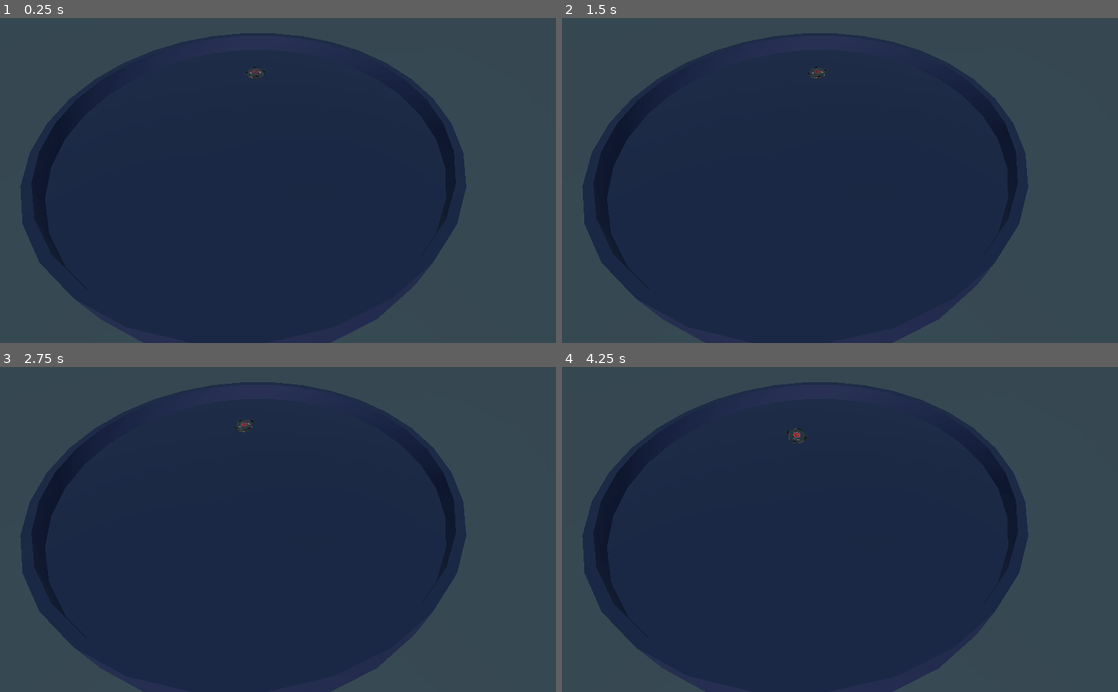
Above: before the commit, frames 1-4 (two rows, left to right).
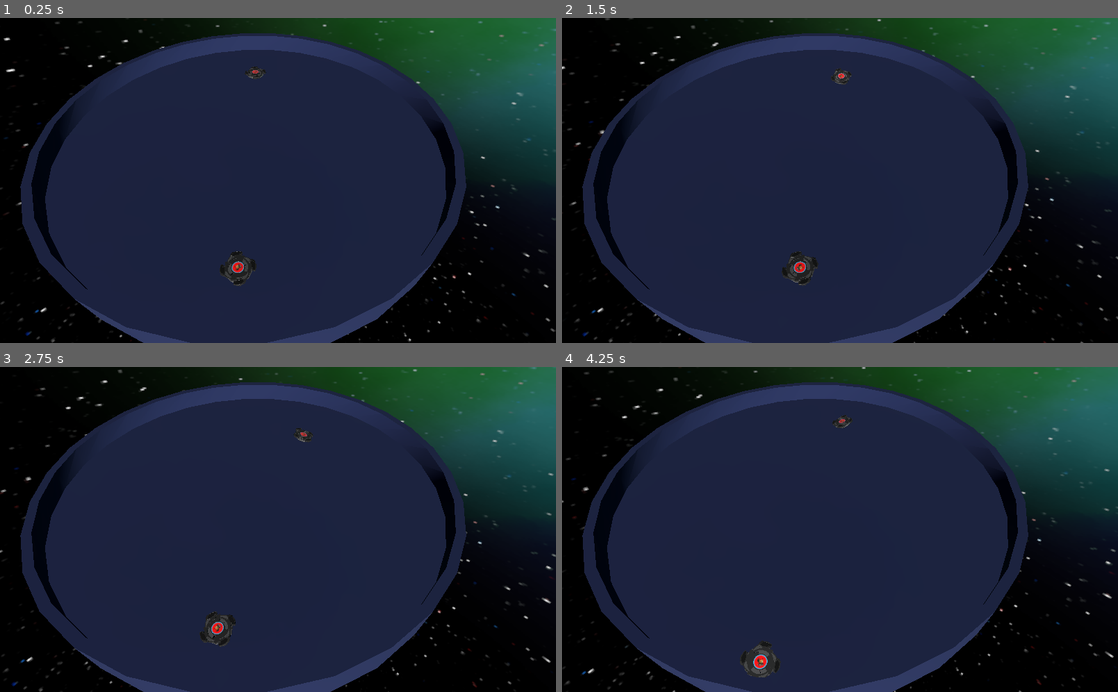
Above: after the commit, the same moments.

Repository: gilzoide/1JAM-Uno
Game: Godot game, scene res://Main.tscn
The game is run twice, just before and just after one commit, with the same random seed, the same clock (stepped at 60 frames per second) and the same inputs.
Inputs:
- Up to frame 1 (0.25 s): no input
- Up to frame 2 (1.5 s): hold Right (ui_right) 0.53-1.28 s; hold Down (ui_down) from 1.28 s (still down)
- Up to frame 3 (2.75 s): release Down (ui_down) at 2.03 s; hold Right (ui_right) from 2.03 s (still down)
- Up to frame 4 (4.25 s): release Right (ui_right) at 2.78 s; hold Up (ui_up) 2.78-3.53 s; hold Left (ui_left) from 3.53 s (still down)

The runs differ from the first frame. In frame 1, 40% of the frame differs, in the area x 0-100%, y 0-100%; in frame 2, 40%; in frame 3, 40%; in frame 4, 40%.

Commit message:
Add outro piao, classe InputMapPiaoInput, skybox que gira

Diff:
--- a/Estadio/Estadio_material.tres
+++ b/Estadio/Estadio_material.tres
@@ -3,4 +3,4 @@
 [resource]
 params_diffuse_mode = 1
 albedo_color = Color( 0.0705882, 0.109804, 0.247059, 1 )
-roughness = 0.8
+roughness = 0.9
--- /dev/null
+++ b/Input/InputMapPiaoInput.gd
@@ -0,0 +1,9 @@
+extends PiaoInput
+
+func _ready():
+	set_process(true)
+
+func _process(delta):
+	movement.x = Input.get_action_strength("ui_right") - Input.get_action_strength("ui_left")
+	movement.z = Input.get_action_strength("ui_down") - Input.get_action_strength("ui_up")
+	movement = movement.normalized()
--- a/Input/PiaoInput.gd
+++ b/Input/PiaoInput.gd
@@ -1,4 +1,6 @@
 extends Node
+
+class_name PiaoInput
 
 var movement: Vector3 = Vector3.ZERO
 
--- a/Input/RandomPiaoInput.gd
+++ b/Input/RandomPiaoInput.gd
@@ -1,10 +1,10 @@
-extends "res://Input/PiaoInput.gd"
+extends PiaoInput
 
 var timer = 0.0
 export(float) var seconds_to_change = 2
 var rng = RandomNumberGenerator.new()
 
-func _init():
+func _ready():
 	set_process(true)
 
 func _process(delta):
--- a/Main.tscn
+++ b/Main.tscn
@@ -1,25 +1,42 @@
-[gd_scene load_steps=5 format=2]
+[gd_scene load_steps=7 format=2]
 
 [ext_resource path="res://piao/Piao.tscn" type="PackedScene" id=1]
-[ext_resource path="res://Chao/Chao.tscn" type="PackedScene" id=2]
+[ext_resource path="res://NightSky.gd" type="Script" id=2]
 [ext_resource path="res://Estadio/Estadio.tscn" type="PackedScene" id=3]
 [ext_resource path="res://Input/RandomPiaoInput.gd" type="Script" id=4]
+[ext_resource path="res://nightsky_env.tres" type="Environment" id=5]
+[ext_resource path="res://Input/InputMapPiaoInput.gd" type="Script" id=6]
 
 [node name="Main" type="Spatial"]
 
-[node name="Chao" parent="." instance=ExtResource( 2 )]
+[node name="Piao1" parent="." instance=ExtResource( 1 )]
+transform = Transform( 1, 0, 0, 0, 1, 0, 0, 0, 1, 0, 5, -28.87 )
+piao_input_node_path = NodePath("../PiaoInput1")
 
-[node name="Piao" parent="." instance=ExtResource( 1 )]
-transform = Transform( 1, 0, 0, 0, 1, 0, 0, 0, 1, 0, 5, -28.87 )
-
-[node name="Input" type="Node" parent="Piao"]
-script = ExtResource( 4 )
+[node name="Piao2" parent="." instance=ExtResource( 1 )]
+transform = Transform( 1, 0, 0, 0, 1, 0, 0, 0, 1, 0, 5, 36.7243 )
+piao_input_node_path = NodePath("../PiaoInput2")
 
 [node name="Camera" type="Camera" parent="."]
 transform = Transform( 1, 0, 0, 0, 0.656428, 0.754389, 0, -0.754389, 0.656428, 7.1003, 59.7473, 61.9403 )
+environment = ExtResource( 5 )
 fov = 54.4
 far = 150.0
 
 [node name="DirectionalLight" type="DirectionalLight" parent="."]
+transform = Transform( 1, 0, 0, 0, 0.940395, 0.340084, 0, -0.340084, 0.940395, 0, 14.4148, 0 )
+light_energy = 2.38
 
 [node name="Estadio" parent="." instance=ExtResource( 3 )]
+
+[node name="NightSky" type="Node" parent="."]
+script = ExtResource( 2 )
+environment = ExtResource( 5 )
+rotation_speed = Vector3( 0, 1, 0.4 )
+piao_input_node_path = NodePath("../PiaoInput1")
+
+[node name="PiaoInput1" type="Node" parent="."]
+script = ExtResource( 6 )
+
+[node name="PiaoInput2" type="Node" parent="."]
+script = ExtResource( 4 )
--- /dev/null
+++ b/NightSky.gd
@@ -0,0 +1,15 @@
+extends Node
+
+export(Environment) var environment
+export(Vector3) var rotation_speed = Vector3.UP
+
+export(NodePath) var piao_input_node_path
+onready var piao_input: PiaoInput = get_node(piao_input_node_path)
+
+func _ready():
+	set_process(true)
+
+func _process(delta):
+	var piao_movement = piao_input.get_movement()
+	var movement = Vector3(piao_movement.z, 1, piao_movement.x)
+	environment.background_sky_rotation_degrees += (movement * delta)
--- /dev/null
+++ b/nightsky_env.tres
@@ -0,0 +1,14 @@
+[gd_resource type="Environment" load_steps=3 format=2]
+
+[ext_resource path="res://Starscape_Nebula.png" type="Texture" id=1]
+
+[sub_resource type="PanoramaSky" id=1]
+radiance_size = 5
+panorama = ExtResource( 1 )
+
+[resource]
+background_mode = 2
+background_sky = SubResource( 1 )
+background_sky_orientation = Basis( -1.59379e-07, -3.37869e-08, 1, -0.207382, 0.97826, 0, -0.97826, -0.207382, -1.62921e-07 )
+ambient_light_color = Color( 0.160784, 0.160784, 0.341176, 1 )
+ambient_light_sky_contribution = 0.5
--- a/piao/Piao.gd
+++ b/piao/Piao.gd
@@ -1,5 +1,7 @@
 extends KinematicBody
 
+export(NodePath) var piao_input_node_path
+onready var piao_input: PiaoInput = get_node(piao_input_node_path)
 export(float) var move_speed = 10
 export(float) var rotation_speed = 500
 const MOVE_ROTATION_ANGLE = 15
@@ -15,15 +17,15 @@
 	moving_to = vec
 
 func _process(delta):
-	moving_to = $Input.get_movement()
-	apply_rotation_animation(moving_to, delta)
+	moving_to = piao_input.get_movement()
+	apply_rotation_animation(delta)
 
 
-func _physics_process(delta):
-	apply_move(moving_to, delta)
+func _physics_process(_delta):
+	apply_move()
 
 
-func apply_rotation_animation(moving_to: Vector3, delta: float):
+func apply_rotation_animation(delta: float):
 	$Pivot/Mesh.rotate_object_local(Vector3.DOWN, rotation_speed * delta)
 	$Pivot.rotation = Vector3(
 		deg2rad(moving_to.z * MOVE_ROTATION_ANGLE),
@@ -32,7 +34,7 @@
 	)
 
 
-func apply_move(moving_to: Vector3, delta: float):
+func apply_move():
 	var _x = move_and_slide(moving_to * move_speed)
 	if get_slide_count() > 0:
-		$Input.trombou()
+		piao_input.trombou()
--- a/project.godot
+++ b/project.godot
@@ -8,9 +8,14 @@
 
 config_version=4
 
-_global_script_classes=[  ]
+_global_script_classes=[ {
+"base": "Node",
+"class": "PiaoInput",
+"language": "GDScript",
+"path": "res://Input/PiaoInput.gd"
+} ]
 _global_script_class_icons={
-
+"PiaoInput": ""
 }
 
 [application]
@@ -19,15 +24,6 @@
 run/main_scene="res://Main.tscn"
 config/icon="res://icon.png"
 
-[input]
-
-up={
-"deadzone": 0.5,
-"events": [ Object(InputEventJoypadMotion,"resource_local_to_scene":false,"resource_name":"","device":0,"axis":1,"axis_value":-1.0,"script":null)
-, Object(InputEventKey,"resource_local_to_scene":false,"resource_name":"","device":0,"alt":false,"shift":false,"control":false,"meta":false,"command":false,"pressed":false,"scancode":16777232,"unicode":0,"echo":false,"script":null)
- ]
-}
-
 [rendering]
 
 environment/default_environment="res://default_env.tres"
Binary file added: Starscape_Nebula.png
Not shown, added: Starscape_Nebula.png.import
Not shown: 4 places in piao/Piao.tscn that only renumber resources
